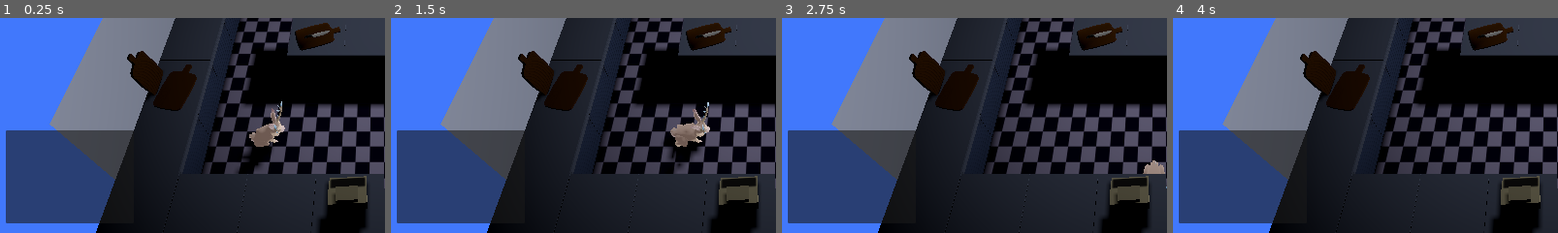
Above: before the commit, frames 1-4 (left to right).
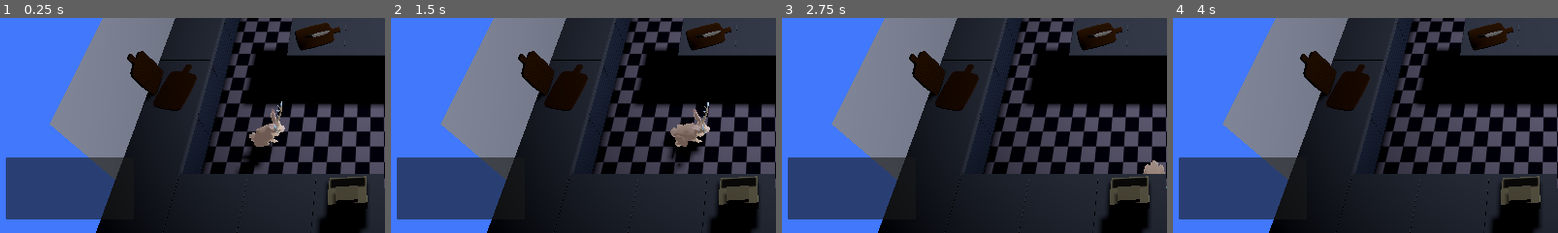
Above: after the commit, the same moments.

Repository: BlodyxCZ/PirateSoftGameJam
Game: Godot game, scene res://scenes/levels/01/Level01.tscn
Two runs of this game, one before a commit and one after it. Both use one fixed random seed, a clock stepped at 60 frames per second and the inputs below.
Inputs (mouse positions are % of the whole screen's width and height, from its top left):
- Up to frame 1 (0.25 s): no input
- Up to frame 2 (1.5 s): click (91, 83) at 0.5 s; tap Enter at 1.25 s; move the mouse to (72, 44) at 1.27 s; hold D (move_right) from 1.28 s (still down); hold Space (interact2) from 1.28 s (still down); tap E (interact1) at 1.35 s; click (72, 44) at 1.42 s
- Up to frame 3 (2.75 s): move the mouse to (29, 54) at 2.02 s; release D (move_right) at 2.03 s; release Space (interact2) at 2.03 s; hold S (move_down) from 2.03 s (still down); tap Space (interact2) at 2.1 s; click (29, 54) at 2.17 s; tap E (interact1) at 2.3 s
- Up to frame 4 (4 s): move the mouse to (60, 27) at 2.77 s; release S (move_down) at 2.78 s; hold D (move_right) 2.78-3.53 s; hold Space (interact2) 2.78-3.53 s; tap E (interact1) at 2.85, 3.8 s; click (60, 27) at 2.92 s; move the mouse to (45, 70) at 3.52 s; hold W (move_up) from 3.53 s (still down); tap Space (interact2) at 3.6 s; click (45, 70) at 3.67 s
The pictures show only the part of the screen within x 0-50%, y 50-100%; the shares and areas given below are measured in that part.

The runs differ from the first frame. In frame 1, 4.5% of the frame differs, in the area x 1-35%, y 52-96%; in frame 2, 4.5%; in frame 3, 4.5%; in frame 4, 4.5%.

Commit message:
Added click as input option

Diff:
--- a/scenes/overlay/Overlay.tscn
+++ b/scenes/overlay/Overlay.tscn
@@ -81,9 +81,9 @@
 [node name="Actions" type="Panel" parent="Level"]
 layout_mode = 0
 offset_left = 24.0
-offset_top = 688.0
+offset_top = 744.0
 offset_right = 288.0
-offset_bottom = 880.0
+offset_bottom = 872.0
 metadata/_edit_group_ = true
 
 [node name="ActionList" type="VBoxContainer" parent="Level/Actions"]
@@ -121,6 +121,7 @@
 anchor_bottom = 1.0
 grow_horizontal = 2
 grow_vertical = 2
+mouse_filter = 2
 color = Color(0, 0, 0, 1)
 
 [node name="MarginContainer" type="MarginContainer" parent="Pause"]
--- a/scenes/overlay/action/action.gd
+++ b/scenes/overlay/action/action.gd
@@ -39,3 +39,16 @@
 
 func _process(_delta: float) -> void:
 	current_button = current_button
+
+
+func _on_pressed() -> void:
+	var event = InputEventAction.new()
+	match BUTTONS.keys()[current_button]:
+		"E":
+			event.action = "interact1"
+		"Q":
+			event.action = "interact2"
+	event.pressed = true
+	Input.parse_input_event(event)
+	#event.pressed = false
+	#Input.parse_input_event(event)
--- a/scenes/overlay/action/action.tscn
+++ b/scenes/overlay/action/action.tscn
@@ -10,6 +10,7 @@
 focus_mode = 0
 text = "Interact"
 icon = ExtResource("1_yhaph")
-flat = true
 expand_icon = true
 script = ExtResource("2_3x1cj")
+
+[connection signal="pressed" from="." to="." method="_on_pressed"]
